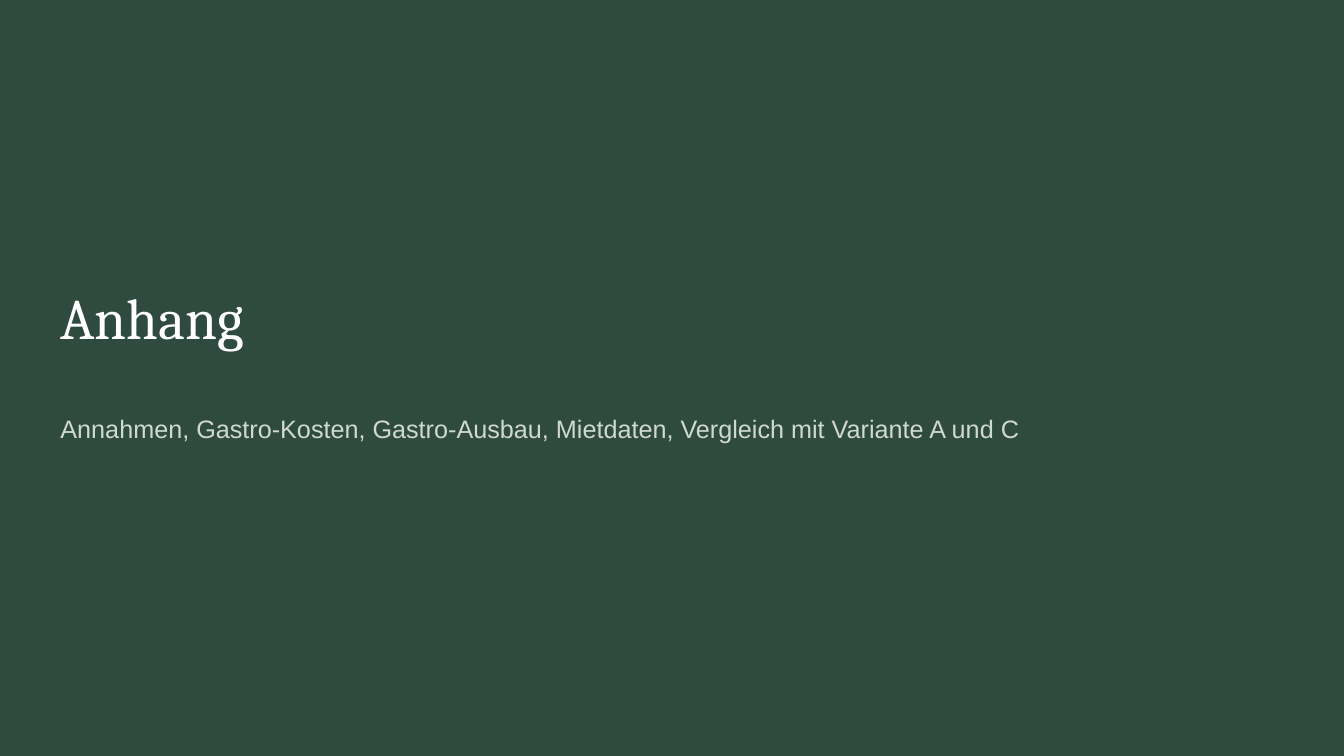
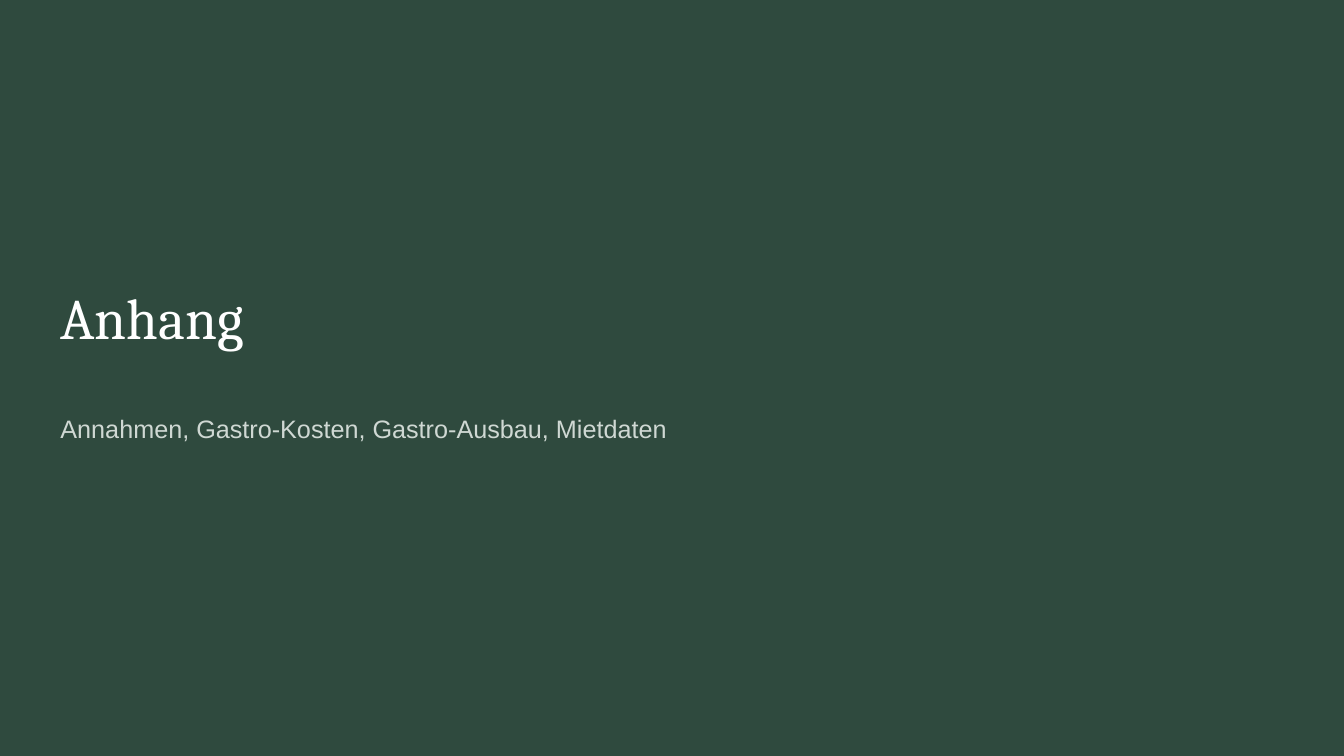
Before and after one commit to CartoonUsername/bau-projekt, a slide deck: slide 26 of praesentation/Neue-Mitte-Werlte_Baufeld3_8-Wohnungen_Grosse-Gastro-EG.pptx. Drawn at 1344x756 pixels with LibreOffice and Linux fonts; fonts in the diff are those of the drawing. Boxes give left, top, right and bottom in pixels: in the first picture for what was removed or moved away, otherwise in the second. Text is boxed around its words. In the diff, an @@ line names an element or a change of style, - is before the commit and + after.

```diff
--- a/praesentation/Neue-Mitte-Werlte_Baufeld3_8-Wohnungen_Grosse-Gastro-EG.pptx
+++ b/praesentation/Neue-Mitte-Werlte_Baufeld3_8-Wohnungen_Grosse-Gastro-EG.pptx
@@ text at (x1=60, y1=420, x2=667, y2=441): text changed @@
-Annahmen, Gastro-Kosten, Gastro-Ausbau, Mietdaten, Vergleich mit Variante A und C
+Annahmen, Gastro-Kosten, Gastro-Ausbau, Mietdaten
```
Also in this commit, not shown: 8 other slides changed, 10 slides added, 11 slides removed, 24 other files.
